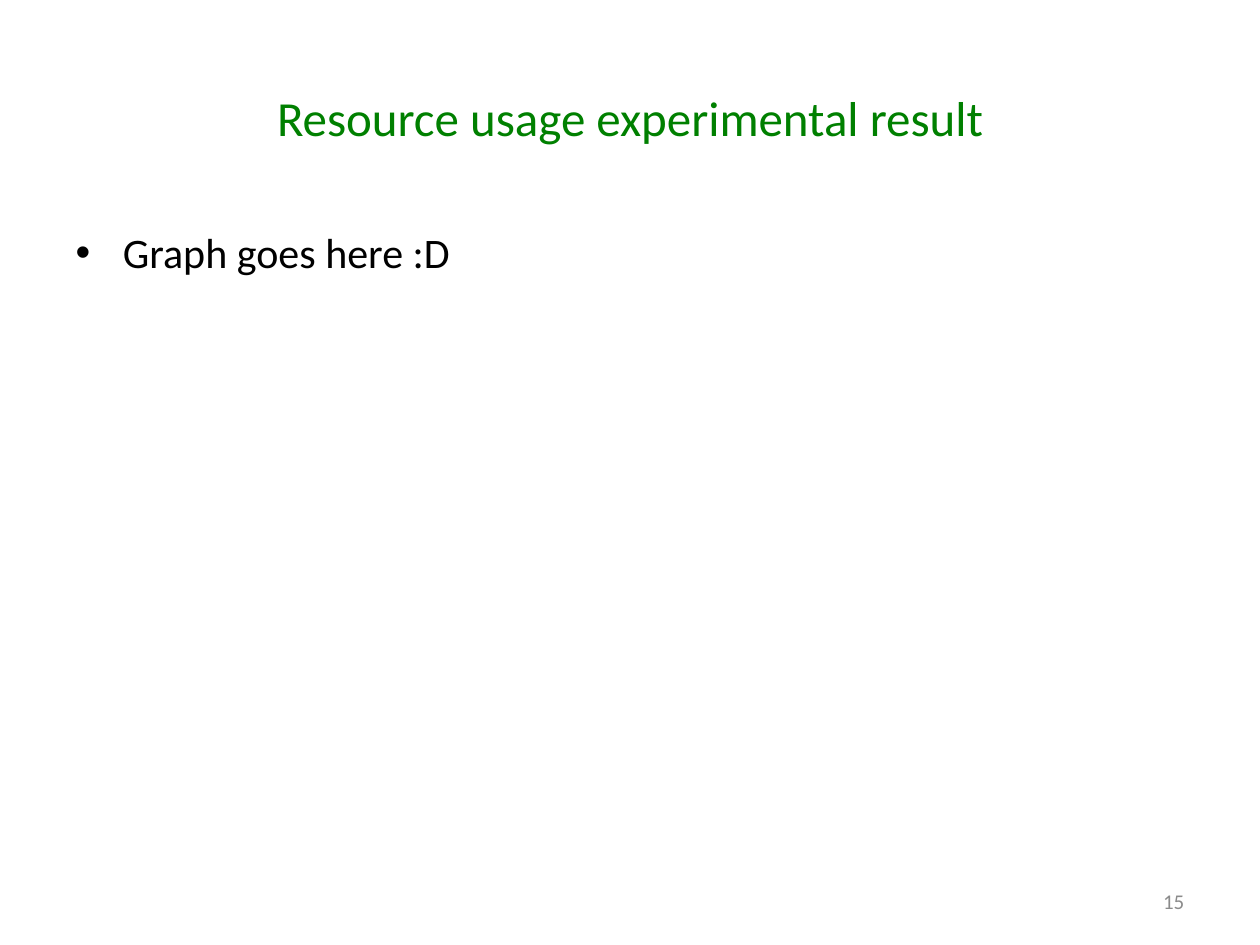
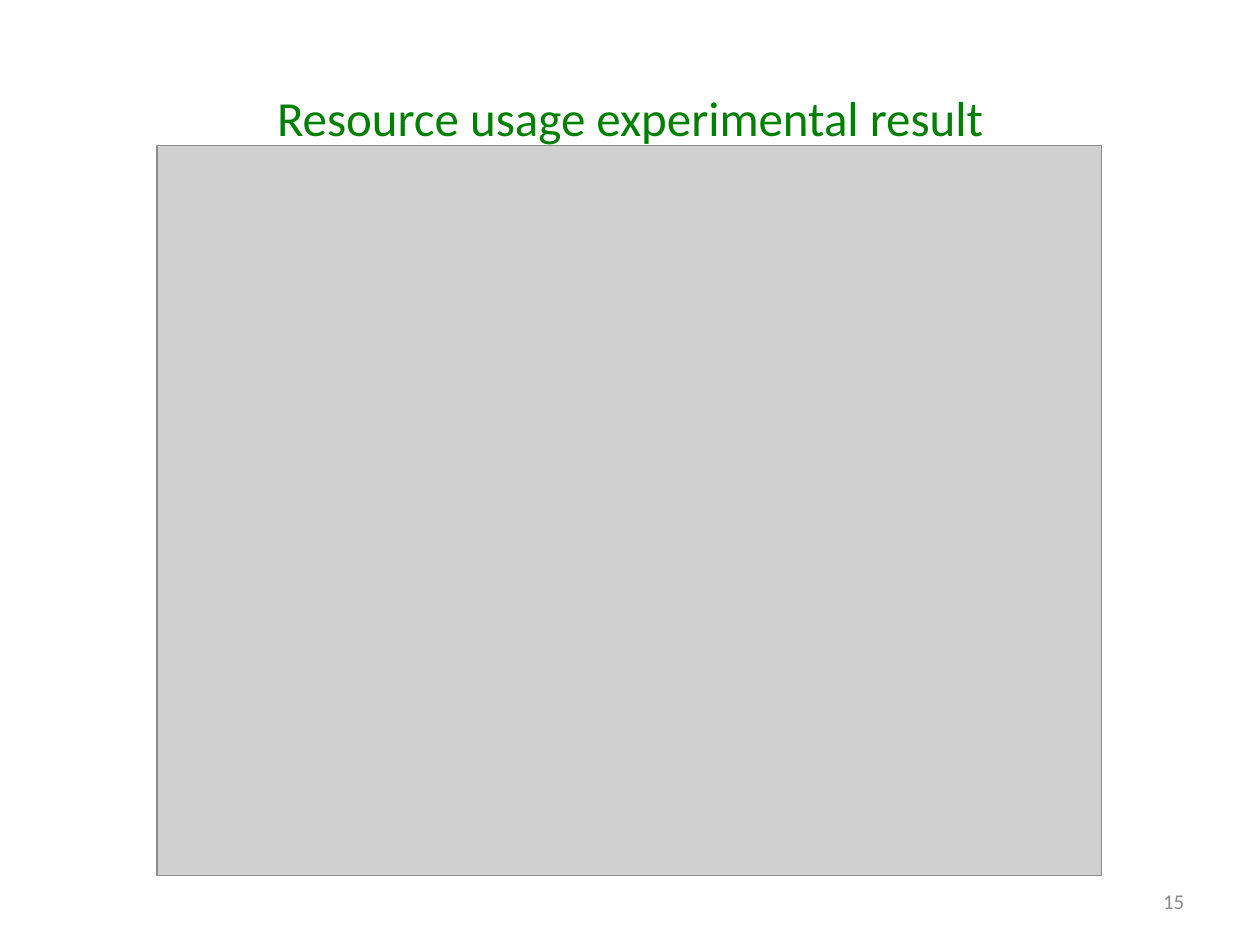
Before and after one commit to godares79/CS848-Project, a slide deck: slide 15 of PresentationSlides/Presentation.pptx. Drawn at 1260x945 pixels with LibreOffice and Linux fonts; fonts in the diff are those of the drawing; grey boxes stand for pictures. Boxes give left, top, right and bottom in pixels: in the first picture for what was removed or moved away, otherwise in the second. Text is boxed around its words. In the diff, an @@ line names an element or a change of style, - is before the commit and + after.

```diff
--- a/PresentationSlides/Presentation.pptx
+++ b/PresentationSlides/Presentation.pptx
@@ picture added at box(158, 145, 1102, 876) @@
@@ text removed at box(123, 238, 450, 276) @@
-• Graph goes here :D
```
Also in this commit, not shown: 10 other slides changed.
